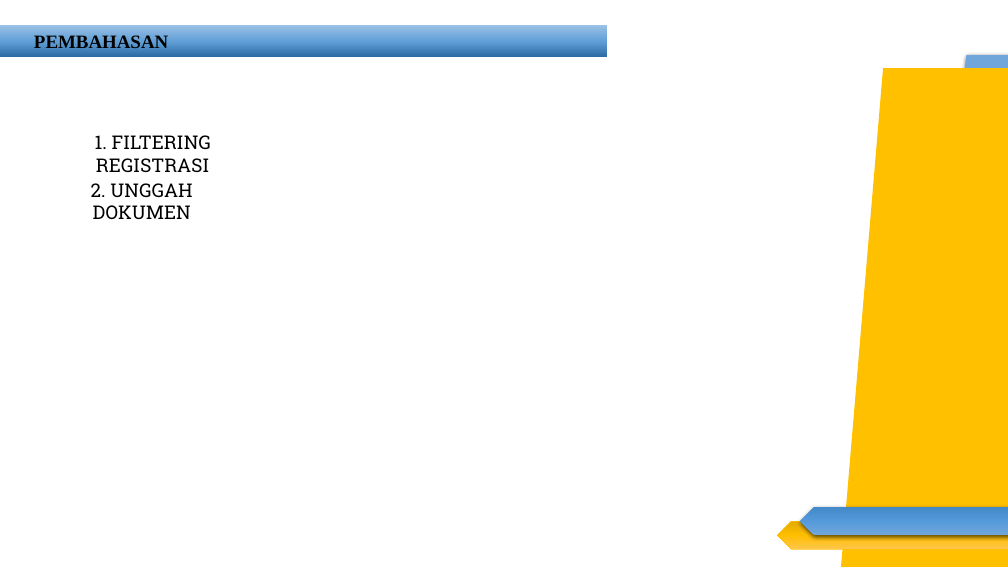
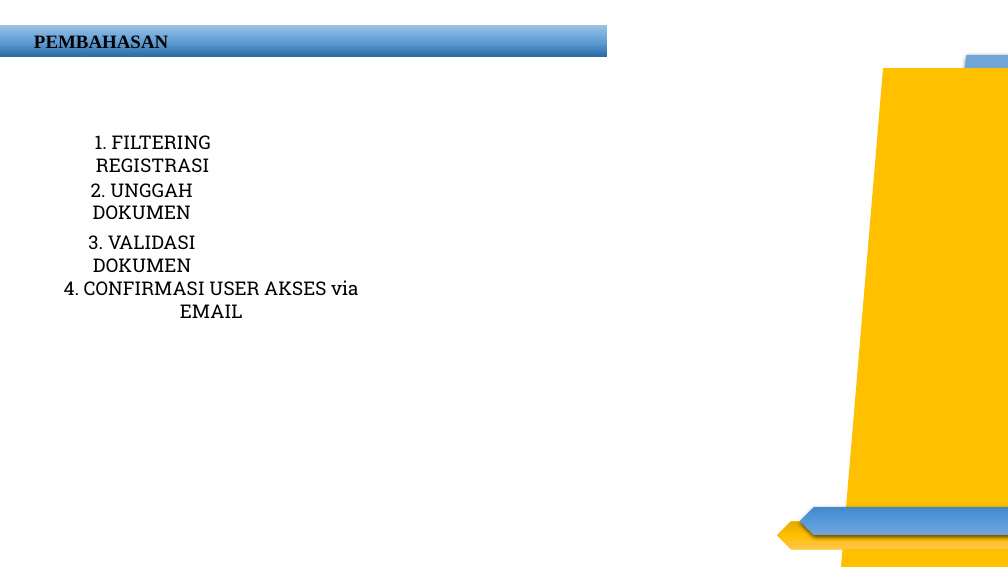
Before and after one commit to nopri888-anto/tender-app, a slide deck: slide 2 of Modul.pptx. Drawn at 1008x567 pixels with LibreOffice and Linux fonts; fonts in the diff are those of the drawing. Boxes give left, top, right and bottom in pixels: in the first picture for what was removed or moved away, otherwise in the second. Text is boxed around its words. In the diff, an @@ line names an element or a change of style, - is before the commit and + after.

Commit message:
update pada send email

```diff
--- a/Modul.pptx
+++ b/Modul.pptx
@@ text added at (88, 235, 196, 272), 18 pt, text #000000 @@
+3. VALIDASI DOKUMEN
@@ text added at (64, 280, 359, 318), 18 pt, text #000000 @@
+4. CONFIRMASI USER AKSES via EMAIL
```
Also in this commit, not shown: 2 other slides changed, 2 slides added, 7 slides removed, 10 other files.
